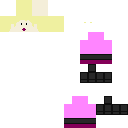
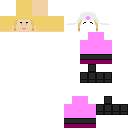
Two versions of the same layered image (128×128). Layer-by-layer changes:
hid "skin.png copy" over [0, 0, 110, 32]
showed "skin.png", painted on it over [0, 0, 110, 32]
